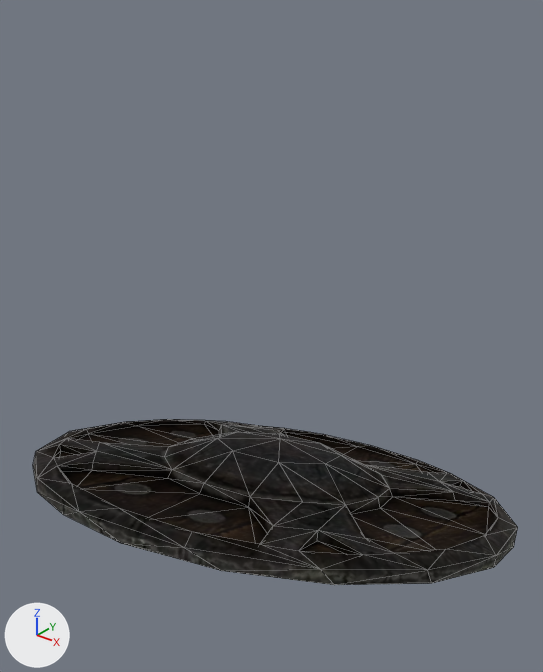
One commit to the glTF model assets/models/ITAR_NEWSHIELD_03.glb: the scene before it, then after it.
The view is the same before and after, from a camera (50 mm lens) standing at (0.496, -0.495, 0.617) and looking at (-0.006, 0.132, 0.229). Every picture has the same lights, and +X, +Y and +Z are marked at lower left. Mesh edges are drawn as thin lines. Vertices at the same position are counted once.
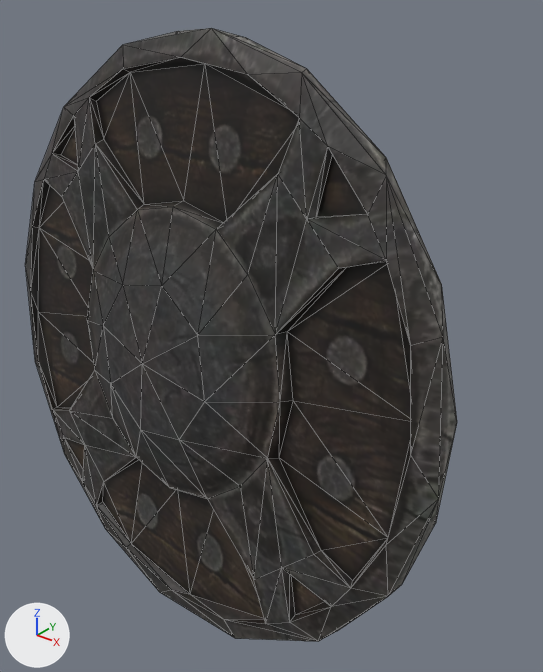
The change, as a diff of the scene's bpy script:
```diff
--- a/assets/models/ITAR_NEWSHIELD_03.glb.py
+++ b/assets/models/ITAR_NEWSHIELD_03.glb.py
@@ mat_nordshield_return @@
 mat_nordshield_return.texture = img_nordshield_return
-mat_nordshield_return.metallic = 1.0
-mat_nordshield_return.roughness = 1.0
@@ me_mesh @@
 me_mesh.from_pydata(...)  # 212 vertices, 416 faces; spans x -0.31..0.298, y -0.147..0.424, z -0.105..0.14
 # used by ob_mesh; location = (0.0, 0.0, 0.0)
+# me_mesh part 1: the whole mesh is multiplied about its middle by the matrix ((0.022, 0.893, -0.45), (-0.018, -0.449, -0.893), (-1.0, 0.028, 0.006)), then moved by (0.009, -0.156, 0.252)
 me_mesh.materials.append(mat_nordshield_return)
```

Pixel boxes [x1, y1, x2, y2] of what changed, in the pictures (543 x 672 px):
'Mesh', surface changed, reshaped (11% narrower, 268% taller): before [33, 419, 518, 585]; after [25, 28, 457, 641]
